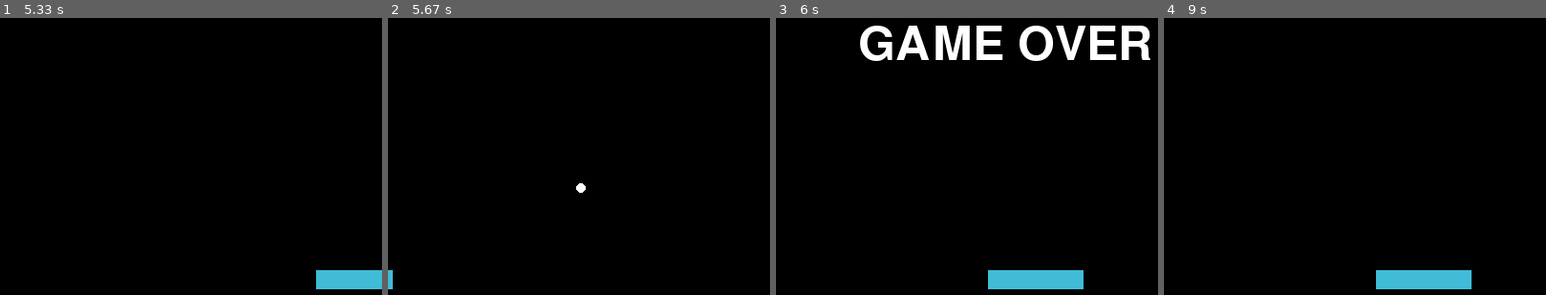
Above: before the commit, frames 1-4 (left to right).
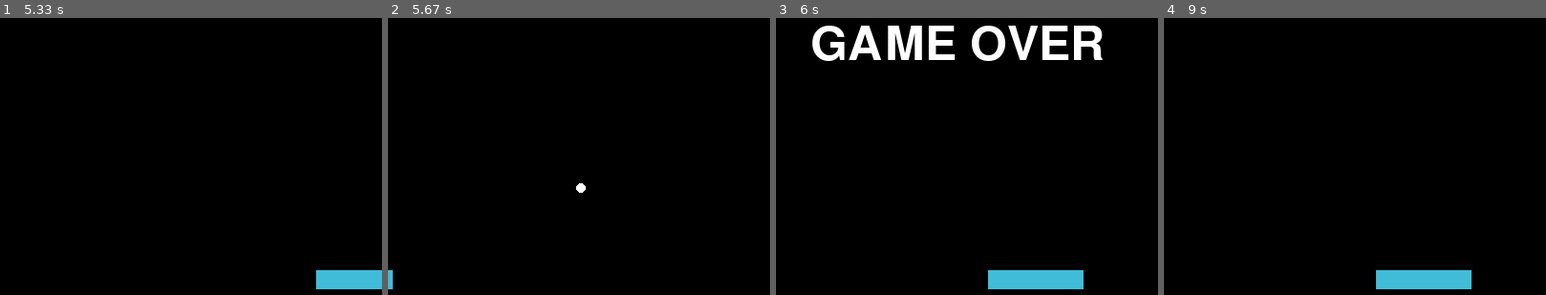
Above: after the commit, the same moments.

Repository: connordelacruz/pygame-breakout
Game: pygame game, started from main.py
Same seed, same stepped clock (60 frames per second), same inputs: the game is played once before the commit and once after it.
Inputs (mouse positions are % of the whole screen's width and height, from its top left):
- Up to frame 1 (5.33 s): click (50, 51) at 0.38 s; click (19, 75) at 0.72 s; click (87, 87) at 1.05 s; click (45, 78) at 1.38 s; click (50, 64) at 1.72 s; click (36, 29) at 2.05 s; click (85, 78) at 2.38 s; click (18, 61) at 2.72 s; click (21, 31) at 3.05 s; click (26, 69) at 3.38 s; click (35, 81) at 3.72 s; click (20, 89) at 4.05 s; click (19, 57) at 4.38 s; click (56, 80) at 4.72 s; click (68, 85) at 5.05 s
- Up to frame 2 (5.67 s): click (15, 87) at 5.38 s
- Up to frame 3 (6 s): click (54, 78) at 5.72 s
- Up to frame 4 (9 s): no input
The pictures show only the part of the screen within x 20-70%, y 50-100%; the shares and areas given below are measured in that part.

Frames 1-2 are identical in both runs. In frame 3, 6.0% of the frame differs, in the area x 9-98%, y 2-16%; in frame 4, nothing differs.

Commit message:
Extracted common game over/win logic to finish_level()

Diff:
--- a/main.py
+++ b/main.py
@@ -49,13 +49,14 @@
 UI_LINE_STROKE = 2
 UI_COLOR = Colors.WHITE
 UI_FONT = pygame.font.Font(None, 34)
-GAME_OVER_FONT = pygame.font.Font(None, 74)
+LEVEL_END_FONT = pygame.font.Font(None, 74)
 # Playfield --------------------------------------------------------------------
 # Set top of playfield to just below UI
 PLAYFIELD_TOP_Y = UI_LINE_Y + UI_LINE_STROKE
 
-# GAME OBJECTS =================================================================
-# Declaring here to be instantiated in setup_game() ----------------------------
+# PYGAME SETUP =================================================================
+# Game Objects -----------------------------------------------------------------
+# (Declaring here to be instantiated in setup_game())
 # Global sprites list
 sprites = None
 # Paddle
@@ -66,6 +67,12 @@
 bricks = None
 # Object to keep track of score/lives
 score_manager = None
+# Window -----------------------------------------------------------------------
+screen = pygame.display.set_mode((WINDOW_WIDTH, WINDOW_HEIGHT))
+pygame.display.set_caption('Breakout')
+# Clock ------------------------------------------------------------------------
+clock = pygame.time.Clock()
+
 
 # HELPERS ======================================================================
 
@@ -103,16 +110,24 @@
     score_manager = ScoreManager(STARTING_LIVES)
 
 
-# PYGAME SETUP =================================================================
-# Window -----------------------------------------------------------------------
-screen = pygame.display.set_mode((WINDOW_WIDTH, WINDOW_HEIGHT))
-pygame.display.set_caption('Breakout')
-# Clock ------------------------------------------------------------------------
-clock = pygame.time.Clock()
-# Game Objects -----------------------------------------------------------------
-setup_game()
+def finish_level(text_to_display, reset_game=True, wait_time=3000):
+    """Show text in the center of the screen, pause for a bit, then optionally
+    restart game.
+    """
+    finish_text = LEVEL_END_FONT.render(text_to_display, True, UI_COLOR)
+    # TODO: centering?
+    screen.blit(finish_text, (200, 300))
+    pygame.display.flip()
+    # TODO: no wait?
+    if wait_time:
+        pygame.time.wait(3000)
+    # Reset game
+    if reset_game:
+        setup_game()
+
 
 # MAIN LOOP ====================================================================
+setup_game()
 # Game continues as long as this is True
 running = True
 while running:
@@ -149,14 +164,7 @@
             brick.kill()
         if len(bricks) == 0:
             # TODO: extract common stuff w/ game over to helper function
-            win_text = GAME_OVER_FONT.render('STAGE CLEAR', True, UI_COLOR)
-            # TODO: centering?
-            screen.blit(win_text, (200, 300))
-            pygame.display.flip()
-            # TODO: no wait
-            pygame.time.wait(3000)
-            # Reset game
-            setup_game()
+            finish_level('STAGE CLEAR')
         if lose_life:
             ball.kill()
             ball = None
@@ -179,12 +187,7 @@
     # Handle game over
     if score_manager.lives <= 0:
         # Show game over then exit
-        game_over_text = GAME_OVER_FONT.render('GAME OVER', True, UI_COLOR)
-        screen.blit(game_over_text, (250, 300))
-        pygame.display.flip()
-        pygame.time.wait(3000)
-        # Reset game
-        setup_game()
+        finish_level('GAME OVER')
 
     # Ticks --------------------------------------------------------------------
     clock.tick(FPS)
